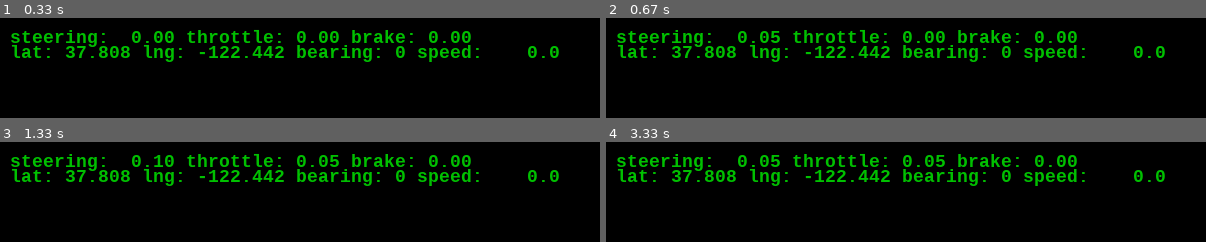
Above: before the commit, frames 1-4 (two rows, left to right).
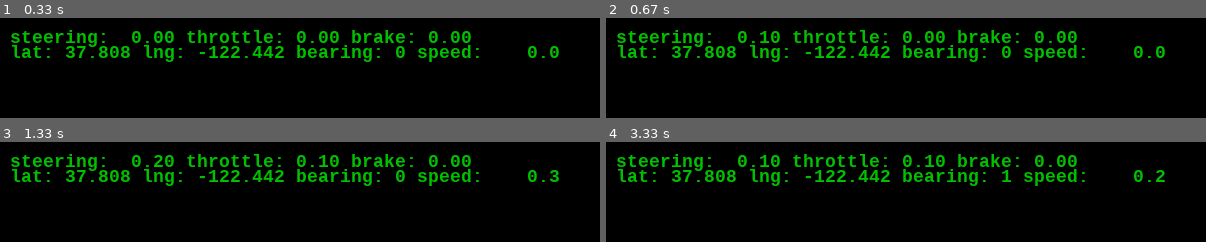
Above: after the commit, the same moments.

Repository: qvasic/repo1
Game: pygame game, started from ccp_srv/driver.py
Same seed, same stepped clock (60 frames per second), same inputs: the game is played once before the commit and once after it.
Inputs:
- Up to frame 1 (0.33 s): no input
- Up to frame 2 (0.67 s): hold Right from 0.33 s (still down)
- Up to frame 3 (1.33 s): release Right at 0.8 s; hold Up 0.83-1.13 s; hold Right from 1.17 s (still down)
- Up to frame 4 (3.33 s): release Right at 1.63 s; hold Down 2.23-2.53 s; hold Left 2.57-2.97 s; hold Up from 3 s (still down)

Frame 1 is identical in both runs. In frame 2, 0.2% of the frame differs, in the area x 25-29%, y 13-25%; in frame 3, 0.4%; in frame 4, 0.7%, in the area x 25-94%, y 13-40%.

Commit message:
control from gamepad added

Diff:
--- a/ccp_srv/driver.py
+++ b/ccp_srv/driver.py
@@ -16,17 +16,112 @@
         self.y = 10
         self.line_height = 15
 
-def change_value( val, step, min, max ):
-    assert min<max
-    if val+step > max:
-        return max
-    elif val+step < min:
-        return min
-    else:
-        return val+step
+class UserInput:
+    """Abstract class for getting steering, throttle and brake control input from human user.
+    User of this class and its subclasses will get steering, throttle and brake values by
+    calling corresponding getters.
+    Also for each event process_pygame_event will be called,
+    if True is returned - this event was consumed,
+    if False is returned - it wasn't consumed and this event should be processed further."""
+    def get_steering( self ):
+        pass
+    def get_throttle( self ):
+        pass
+    def get_brake( self ):
+        pass
+    def process_pygame_event( self, event ):
+        pass
 
-def speed_ms_to_kmh( ms ):
-    return ms*3600/1000
+class KeyboardInput( UserInput ):
+    """Input from keyboard."""
+    def __init__( self ):
+        self.steering = 0
+        self.throttle = 0
+        self.brake = 0
+
+        self.step_big = 0.1
+        self.step_small = 0.01
+
+    def get_steering( self ):
+        return self.steering
+
+    def get_throttle( self ):
+        return self.throttle
+
+    def get_brake( self ):
+        return self.brake
+
+    def change_value( val, step, min, max ):
+        assert min<max
+        if val+step > max:
+            return max
+        elif val+step < min:
+            return min
+        else:
+            return val+step
+
+    def process_pygame_event( self, event ):
+        import pygame
+
+        change_value = KeyboardInput.change_value
+
+        if event.type == pygame.KEYDOWN:
+            ctrl_step = self.step_small if event.mod & pygame.KMOD_CTRL else self.step_big
+
+            if event.mod & pygame.KMOD_SHIFT:
+                if event.key == pygame.K_DOWN:
+                    self.brake = change_value( self.brake, -ctrl_step, 0, 1 )
+                    return True
+                elif event.key == pygame.K_UP:
+                    self.brake = change_value( self.brake, ctrl_step, 0, 1 )
+                    return True
+
+            elif event.mod == pygame.KMOD_NONE or event.mod & pygame.KMOD_CTRL:
+                if event.key == pygame.K_LEFT:
+                    self.steering = change_value( self.steering, -ctrl_step, -1, 1 )
+                    return True
+                elif event.key == pygame.K_RIGHT:
+                    self.steering = change_value( self.steering, ctrl_step, -1, 1 )
+                    return True
+                elif event.key == pygame.K_DOWN:
+                    self.throttle = change_value( self.throttle, -ctrl_step, 0, 1 )
+                    return True
+                elif event.key == pygame.K_UP:
+                    self.throttle = change_value( self.throttle, ctrl_step, 0, 1 )
+                    return True
+
+        return False
+
+class LogitechF310Input( UserInput ):
+    def __init__( self ):
+        import pygame
+        for i in range( pygame.joystick.get_count( ) ):
+            self.joy = pygame.joystick.Joystick( i )
+            if self.joy.get_name( ) == "Controller (Gamepad F310)":
+                self.joy.init( )
+                return
+        else:
+            raise RuntimeError( "Logitech F310 gamepad could not be found" )
+
+    def get_steering( self ):
+        return self.joy.get_axis( 0 )
+
+    def get_throttle( self ):
+        axis3 = self.joy.get_axis( 3 )
+        if axis3 < 0:
+            return -axis3
+        else:
+            return 0
+
+    def get_brake( self ):
+        axis3 = self.joy.get_axis( 3 )
+        if axis3 > 0:
+            return axis3
+        else:
+            return 0
+
+    def process_pygame_event( self, event ):
+        return False
 
 class Driver:
     def __init__( self, coords_setter_callback=None ):
@@ -35,22 +130,26 @@
     def run( self ):
         import pygame, time, vehicle_phys
 
+        def speed_ms_to_kmh( ms ):
+            return ms*3600/1000
+
         refresh_rate = 10
         ctrl_step_big = 0.05
         ctrl_step_sml = 0.01
 
-        pygame.init()
+        pygame.init( )
 
         surface = pygame.display.set_mode( ( 600, 100 ) )
         printer = TextPrinter( surface, (0, 192, 0) )
         vehicle = vehicle_phys.VehicleOnEarthSurface( )
 
+        try:
+            user_input = LogitechF310Input( )
+        except RuntimeError:
+            user_input = KeyboardInput( )
+
         vehicle.lat = 37.807973
         vehicle.lng = -122.442499
-
-        steering = 0
-        throttle = 0
-        brake = 0
 
         last_move_time = time.time( )
 
@@ -58,34 +157,21 @@
             for event in pygame.event.get():
                 if event.type == pygame.QUIT:
                     return
-                if event.type == pygame.KEYDOWN:
-                    ctrl_step = ctrl_step_sml if event.mod & pygame.KMOD_CTRL else ctrl_step_big
-
-                    if event.mod & pygame.KMOD_SHIFT:
-                        if event.key == pygame.K_DOWN:
-                            brake = change_value( brake, -ctrl_step, 0, 1 )
-                        elif event.key == pygame.K_UP:
-                            brake = change_value( brake, ctrl_step, 0, 1 )
-
-                    elif event.mod == pygame.KMOD_NONE or event.mod & pygame.KMOD_CTRL:
-                        if event.key == pygame.K_LEFT:
-                            steering = change_value( steering, -ctrl_step, -1, 1 )
-                        elif event.key == pygame.K_RIGHT:
-                            steering = change_value( steering, ctrl_step, -1, 1 )
-                        elif event.key == pygame.K_DOWN:
-                            throttle = change_value( throttle, -ctrl_step, 0, 1 )
-                        elif event.key == pygame.K_UP:
-                            throttle = change_value( throttle, ctrl_step, 0, 1 )
+                user_input.process_pygame_event( event )
 
 
             now = time.time( )
-            vehicle.move( now-last_move_time, steering, throttle, brake )
+            vehicle.move( now-last_move_time, user_input.get_steering( ),
+                                              user_input.get_throttle( ),
+                                              user_input.get_brake( ) )
             last_move_time = now
 
             surface.fill( (0, 0, 0) )
             printer.reset( )
             printer.print_line( "steering: {:5.2f} throttle: {:.2f} brake: {:.2f}".format(
-                steering, throttle, brake ) )
+                                                                        user_input.get_steering( ),
+                                                                        user_input.get_throttle( ),
+                                                                        user_input.get_brake( ) ) )
             printer.print_line( "lat: {:.3f} lng: {:.3f} bearing: {:.0f} speed: {:6.1f}".format(
                 vehicle.lat, vehicle.lng, vehicle.bearing_deg, speed_ms_to_kmh( vehicle.speed_m_s ) ) )
 
--- a/ccp_srv/vehicle_phys.py
+++ b/ccp_srv/vehicle_phys.py
@@ -8,7 +8,7 @@
         self.bearing_deg = 0
 
         # geometry
-        self.wheelbase_m = 4
+        self.wheelbase_m = 2.6
         self.max_front_turn_deg = 50
 
         # intertia and propulsion
